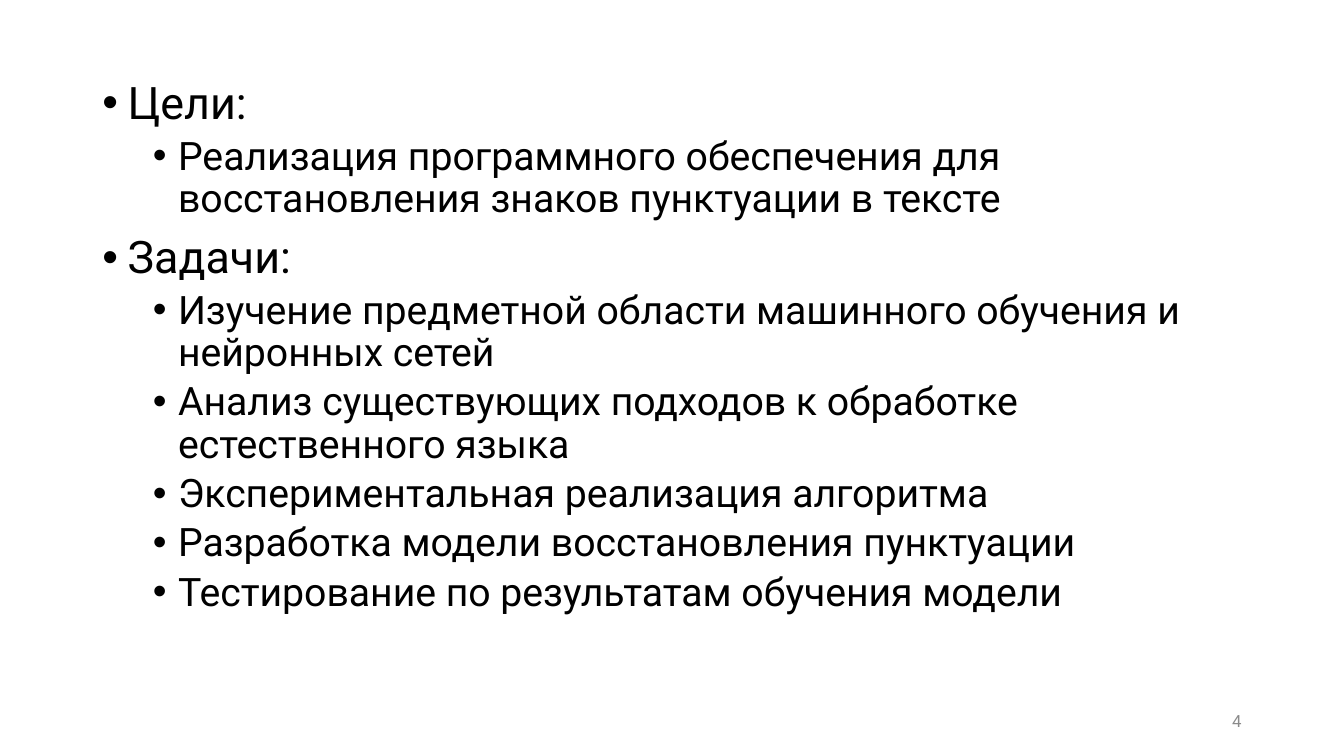
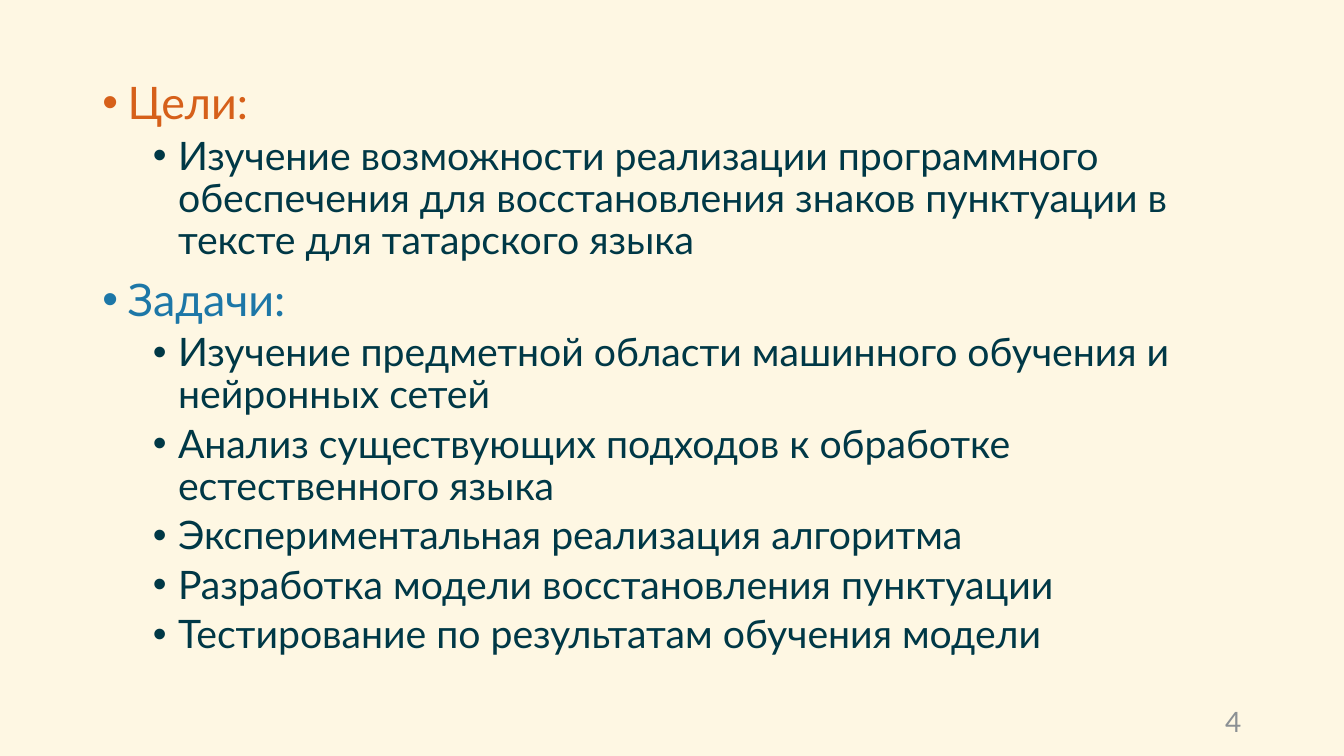
Before and after one commit to SirojiddinSaidmurodov/degree-work, a slide deck: slide 4 of docs/Предзащита.pptx. Drawn at 1344x756 pixels with LibreOffice and Linux fonts; fonts in the diff are those of the drawing. Boxes give left, top, right and bottom in pixels: in the first picture for what was removed or moved away, otherwise in the second. Text is boxed around its words. In the diff, an @@ line names an element or a change of style, - is before the commit and + after.

```diff
--- a/docs/Предзащита.pptx
+++ b/docs/Предзащита.pptx
@@ background #FFFFFF to #FEF7E3 @@
@@ text at bbox=[128, 87, 1170, 655]: font Roboto to Lato in "Цели:", "Задачи:", "Изучение предметной области машинного обучения и нейронных ...", "Анализ существующих подходов к обработке естественного языка" and 3 more places; text colour #000000 to #D6601A in "Цели:"; text colour #000000 to #1D77A7 in "Задачи:"; text colour #000000 to #003846 in "Изучение предметной области машинного обучения и нейронных ...", "Анализ существующих подходов к обработке естественного языка", "Экспериментальная реализация алгоритма", "Разработка модели восстановления пунктуации" and 1 more places @@
@@ text at bbox=[178, 142, 1167, 261]: text changed; font Roboto to Lato; text colour #000000 to #003846 @@
-  • Реализация программного обеспечения для восстановления знаков пунктуации в тексте
+  • Изучение возможности реализации программного обеспечения для восстановления знаков пунктуации в тексте для татарского языка
@@ page number at bbox=[1225, 712, 1241, 732]: size 12 to 20 pt, font Roboto to Lato, text colour #8C8C8C to #8C9194 @@
```
Also in this commit, not shown: 8 other slides changed, 5 slides added, 1 slide removed, 3 other files.
